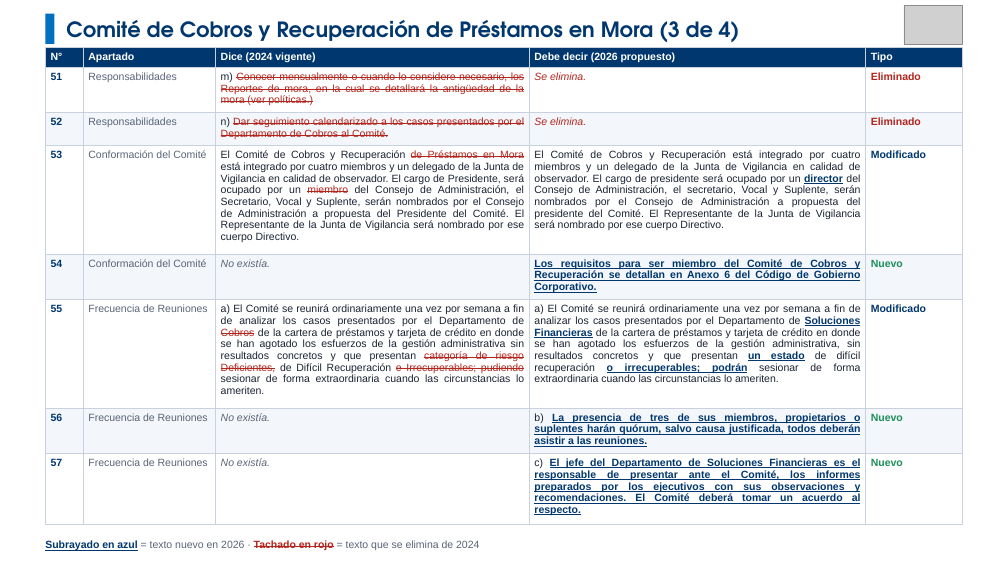
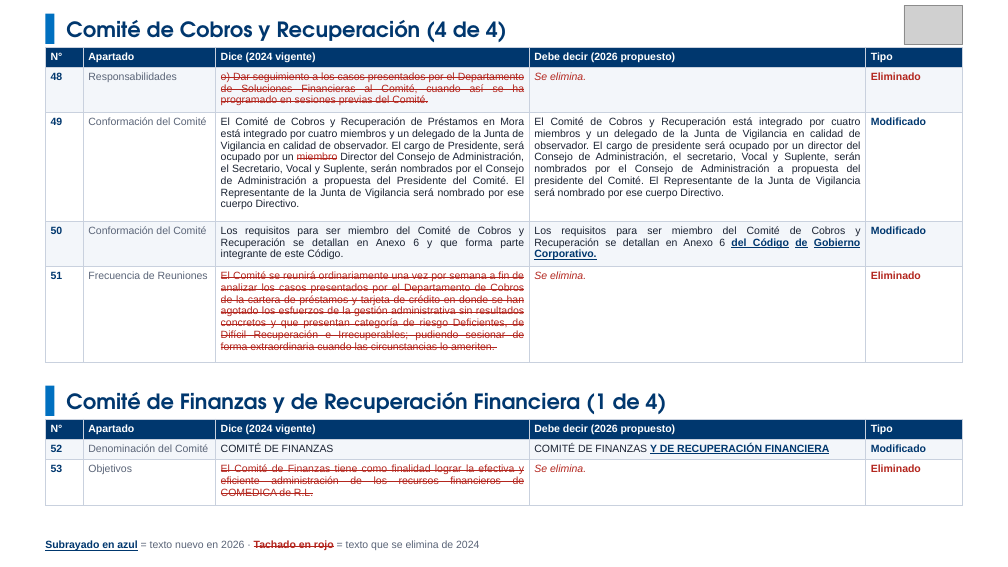
Before and after one commit to menjivar201280/riesgo, a slide deck: slide 25 of comparativo-comite-riesgos/Comparativo_Comite_Riesgos_V03_vs_V04.pptx. Drawn at 1008x567 pixels with LibreOffice and Linux fonts; fonts in the diff are those of the drawing; grey boxes stand for pictures. Boxes give left, top, right and bottom in pixels: in the first picture for what was removed or moved away, otherwise in the second. Text is boxed around its words. In the diff, an @@ line names an element or a change of style, - is before the commit and + after.

```diff
--- a/comparativo-comite-riesgos/Comparativo_Comite_Riesgos_V03_vs_V04.pptx
+++ b/comparativo-comite-riesgos/Comparativo_Comite_Riesgos_V03_vs_V04.pptx
@@ text at [66,20,507,42]: text changed @@
-Comité de Cobros y Recuperación de Préstamos en Mora (3 de 4)
+Comité de Cobros y Recuperación (4 de 4)
@@ table at [45,47,963,374] @@
-row 2: 51 | Responsabilidades | m) Conocer mensualmente o cuando lo considere necesario, los Reportes de mora, en la cual se detallará la antigüedad de la mora (ver políticas.) | Se elimina. | Eliminado
-row 3: 52 | Responsabilidades | n) Dar seguimiento calendarizado a los casos presentados por el Departamento de Cobros al Comité. | Se elimina. | Eliminado
-row 4: 53 | Conformación del Comité | El Comité de Cobros y Recuperación de Préstamos en Mora está integrado por cuatro miembros y un delegado de la Junta de Vigilancia en calidad de observador. El cargo de Presidente, será ocupado por un miembro del Consejo de Administración, el Secretario, Vocal y Suplente, serán nombrados por el Consejo de Administración a propuesta del Presidente del Comité. El Representante de la Junta de Vigilancia será nombrado por ese cuerpo Directivo. | El Comité de Cobros y Recuperación está integrado por cuatro miembros y un delegado de la Junta de Vigilancia en calidad de observador. El cargo de presidente será ocupado por un director del Consejo de Administración, el secretario, Vocal y Suplente, serán nombrados por el Consejo de Administración a propuesta del presidente del Comité. El Representante de la Junta de Vigilancia será nombrado por ese cuerpo Directivo. | Modificado
-row 5: 54 | Conformación del Comité | No existía. | Los requisitos para ser miembro del Comité de Cobros y Recuperación se detallan en Anexo 6 del Código de Gobierno Corporativo. | Nuevo
-row 6: 55 | Frecuencia de Reuniones | a) El Comité se reunirá ordinariamente una vez por semana a fin de analizar los casos presentados por el Departamento de Cobros de la cartera de préstamos y tarjeta de crédito en donde se han agotado los esfuerzos de la gestión administrativa sin resultados concretos y que presentan categoría de riesgo Deficientes, de Difícil Recuperación e Irrecuperables; pudiendo sesionar de forma extraordinaria cuando las circunstancias lo ameriten. | a) El Comité se reunirá ordinariamente una vez por semana a fin de analizar los casos presentados por el Departamento de Soluciones Financieras de la cartera de préstamos y tarjeta de crédito en donde se han agotado los esfuerzos de la gestión administrativa, sin resultados concretos y que presentan un estado de difícil recuperación o irrecuperables; podrán sesionar de forma extraordinaria cuando las circunstancias lo ameriten. | Modificado
-row 7: 56 | Frecuencia de Reuniones | No existía. | b) La presencia de tres de sus miembros, propietarios o suplentes harán quórum, salvo causa justificada, todos deberán asistir a las reuniones. | Nuevo
-row 8: 57 | Frecuencia de Reuniones | No existía. | c) El jefe del Departamento de Soluciones Financieras es el responsable de presentar ante el Comité, los informes preparados por los ejecutivos con sus observaciones y recomendaciones. El Comité deberá tomar un acuerdo al respecto. | Nuevo
+row 2: 48 | Responsabilidades | o) Dar seguimiento a los casos presentados por el Departamento de Soluciones Financieras al Comité, cuando así se ha programado en sesiones previas del Comité. | Se elimina. | Eliminado
+row 3: 49 | Conformación del Comité | El Comité de Cobros y Recuperación de Préstamos en Mora está integrado por cuatro miembros y un delegado de la Junta de Vigilancia en calidad de observador. El cargo de Presidente, será ocupado por un miembro Director del Consejo de Administración, el Secretario, Vocal y Suplente, serán nombrados por el Consejo de Administración a propuesta del Presidente del Comité. El Representante de la Junta de Vigilancia será nombrado por ese cuerpo Directivo. | El Comité de Cobros y Recuperación está integrado por cuatro miembros y un delegado de la Junta de Vigilancia en calidad de observador. El cargo de presidente será ocupado por un director del Consejo de Administración, el secretario, Vocal y Suplente, serán nombrados por el Consejo de Administración a propuesta del presidente del Comité. El Representante de la Junta de Vigilancia será nombrado por ese cuerpo Directivo. | Modificado
+row 4: 50 | Conformación del Comité | Los requisitos para ser miembro del Comité de Cobros y Recuperación se detallan en Anexo 6 y que forma parte integrante de este Código. | Los requisitos para ser miembro del Comité de Cobros y Recuperación se detallan en Anexo 6 del Código de Gobierno Corporativo. | Modificado
+row 5: 51 | Frecuencia de Reuniones | El Comité se reunirá ordinariamente una vez por semana a fin de analizar los casos presentados por el Departamento de Cobros de la cartera de préstamos y tarjeta de crédito en donde se han agotado los esfuerzos de la gestión administrativa sin resultados concretos y que presentan categoría de riesgo Deficientes, de Difícil Recuperación e Irrecuperables; pudiendo sesionar de forma extraordinaria cuando las circunstancias lo ameriten. | Se elimina. | Eliminado
@@ rectangle added at [45,386,54,416], fill #0070C0 @@
@@ table added at [45,419,963,505], 3 rows, 5 columns @@
+N° | Apartado | Dice (2024 vigente) | Debe decir (2026 propuesto) | Tipo
+52 | Denominación del Comité | COMITÉ DE FINANZAS | COMITÉ DE FINANZAS Y DE RECUPERACIÓN FINANCIERA | Modificado
+53 | Objetivos | El Comité de Finanzas tiene como finalidad lograr la efectiva y eficiente administración de los recursos financieros de COMEDICA de R.L. | Se elimina. | Eliminado
@@ text added at [66,392,667,414], 20 pt, text #00376E, bold @@
+Comité de Finanzas y de Recuperación Financiera (1 de 4)
```
Also in this commit, not shown: 16 other slides changed, 1 slide added, 8 slides removed.
